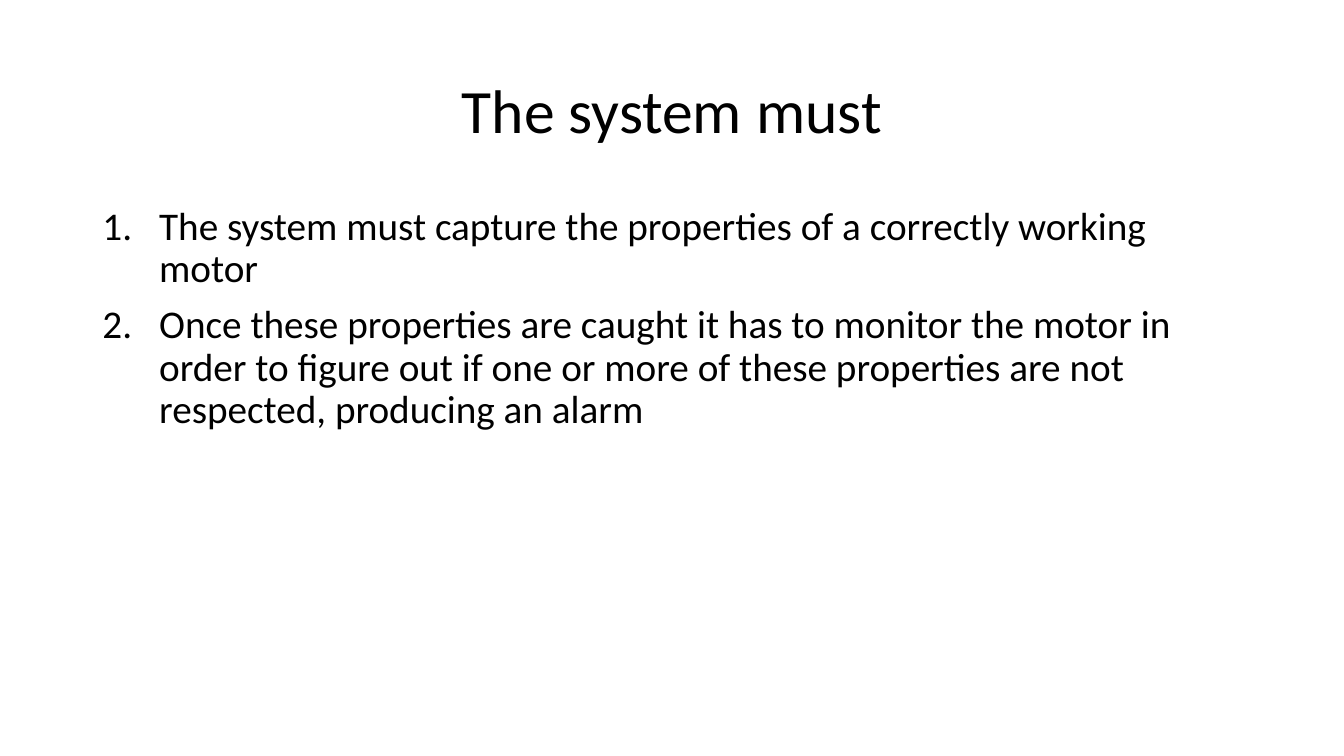
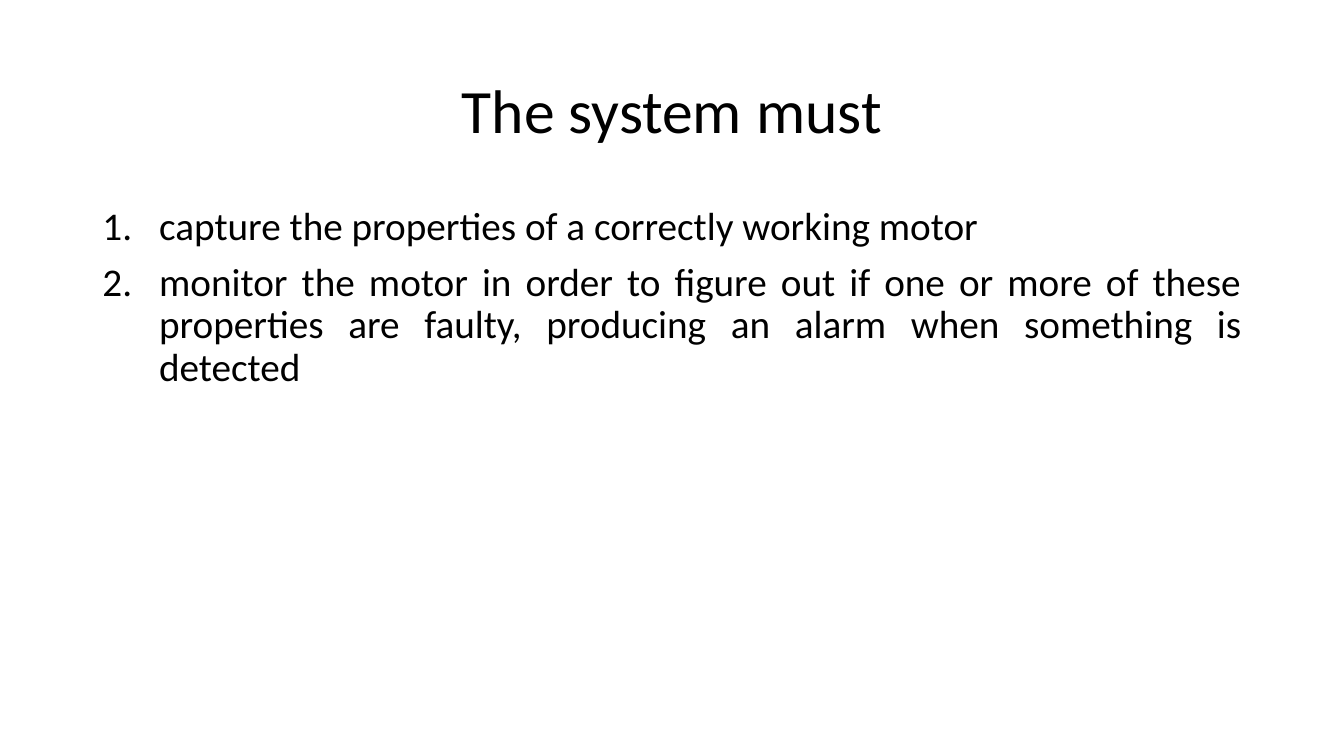
Before and after one commit to urzino/FanMonitoringBlueCoin, a slide deck: slide 4 of Pervasive_presentation_Milestone1_group8.pptx (slide 3 before the commit). Drawn at 1344x756 pixels with LibreOffice and Linux fonts; fonts in the diff are those of the drawing. Boxes give left, top, right and bottom in pixels: in the first picture for what was removed or moved away, otherwise in the second. Text is boxed around its words. In the diff, an @@ line names an element or a change of style, - is before the commit and + after.

```diff
--- a/Pervasive_presentation_Milestone1_group8.pptx
+++ b/Pervasive_presentation_Milestone1_group8.pptx
@@ text at box(159, 212, 1241, 382): text changed @@
-1. The system must capture the properties of a correctly working motor
-2. Once these properties are caught it has to monitor the motor in order to figure out if one or more of these properties are not respected, producing an alarm
+1. capture the properties of a correctly working motor
+2. monitor the motor in order to figure out if one or more of these properties are faulty, producing an alarm when something is detected
```
Also in this commit, not shown: 7 other slides changed, 1 slide added.
